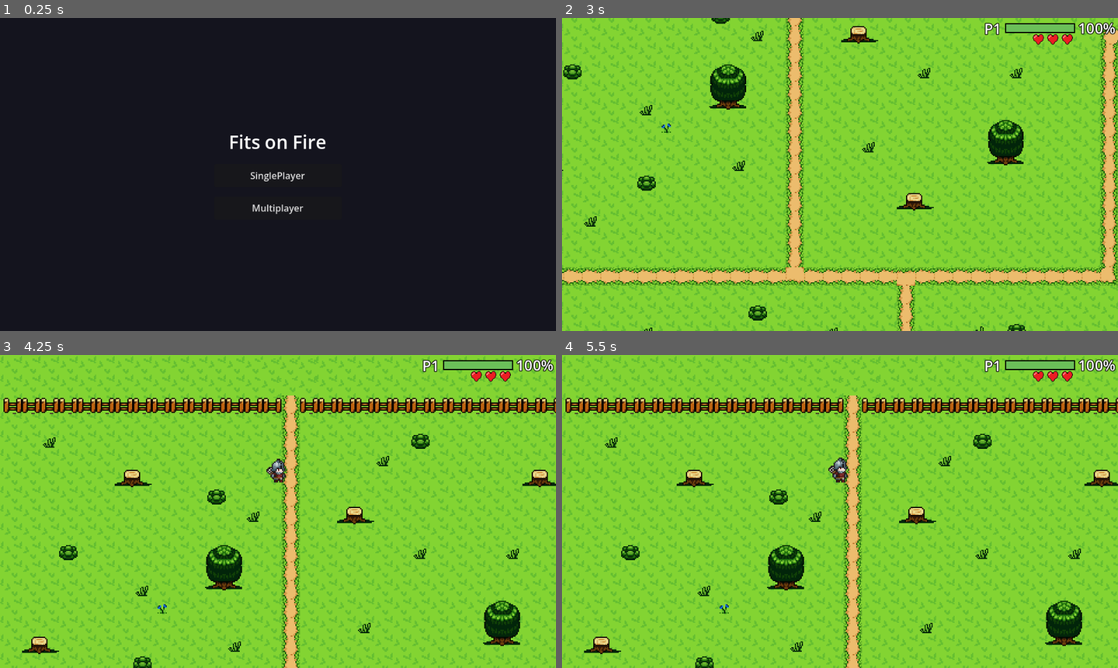
Above: before the commit, frames 1-4 (two rows, left to right).
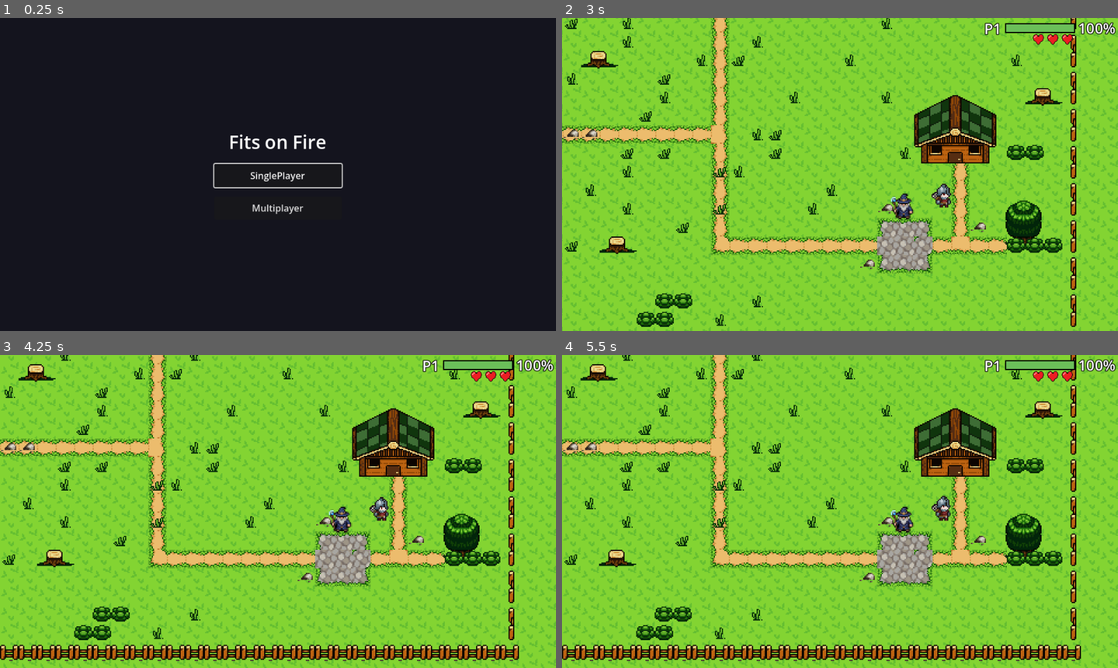
Above: after the commit, the same moments.

Repository: VCPC-UniFECAF/fits_on_fire
Game: Godot game, scene res://scenes/menu.tscn
Same seed, same stepped clock (60 frames per second), same inputs: the game is played once before the commit and once after it.
Inputs (mouse positions are in pixels of both pictures, inside the frame that each line leads up to):
- Up to frame 1 (0.25 s): no input
- Up to frame 2 (3 s): click "SinglePlayer" at 0.5 s; click "Guerreiro" at 1.25 s; move the mouse to (962, 158) at 2.02 s; tap 2 (p2_heavy) at 2.1 s; move the mouse to (728, 190) at 2.77 s; tap 1 (cycle_scene) at 2.85 s
- Up to frame 3 (4.25 s): tap 2 (p2_heavy) at 3.05, 3.8 s; move the mouse to (333, 442) at 3.52 s; hold E (interact) from 3.53 s (still down)
- Up to frame 4 (5.5 s): tap Enter at 4.25 s; move the mouse to (812, 574) at 4.27 s; release E (interact) at 4.28 s; tap 2 (p2_heavy) at 4.35, 5.1 s; tap Space at 5 s; move the mouse to (1006, 558) at 5.02 s

The runs differ from the first frame. In frame 1, 0.3% of the frame differs, in the area x 38-62%, y 46-55%; in frame 2, 43%; in frame 3, 45%; in frame 4, 45%, in the area x 0-100%, y 0-100%.

Commit message:
refac: joypad menu navigation

Diff:
--- a/prefabs/dragon_boss.tscn
+++ b/prefabs/dragon_boss.tscn
@@ -376,8 +376,6 @@
 position = Vector2(421, -1)
 sprite_frames = SubResource("SpriteFrames_kg45p")
 animation = &"claw"
-frame = 4
-frame_progress = 0.42222247
 
 [node name="Hurtbox" type="Area2D" parent="FacingPivot" unique_id=21771569]
 collision_layer = 2
--- a/prefabs/pause_menu.tscn
+++ b/prefabs/pause_menu.tscn
@@ -1,22 +1,21 @@
 [gd_scene format=3 uid="uid://hq4rmgaihi1y"]
 
-[ext_resource type="Script" path="res://scripts/pause_menu.gd" id="1_pause_menu"]
+[ext_resource type="Script" uid="uid://pcqppvrvw2h" path="res://scripts/pause_menu.gd" id="1_pause_menu"]
 
-[node name="PauseMenu" type="CanvasLayer"]
+[node name="PauseMenu" type="CanvasLayer" unique_id=1586923491]
+process_mode = 3
 layer = 100
-process_mode = 3
 script = ExtResource("1_pause_menu")
 
-[node name="Control" type="Control" parent="."]
+[node name="Control" type="Control" parent="." unique_id=1845178755]
 layout_mode = 3
 anchors_preset = 15
 anchor_right = 1.0
 anchor_bottom = 1.0
 grow_horizontal = 2
 grow_vertical = 2
-mouse_filter = 0
 
-[node name="Overlay" type="ColorRect" parent="Control"]
+[node name="Overlay" type="ColorRect" parent="Control" unique_id=1173611830]
 layout_mode = 1
 anchors_preset = 15
 anchor_right = 1.0
@@ -25,7 +24,7 @@
 grow_vertical = 2
 color = Color(0, 0, 0, 0.6)
 
-[node name="CenterContainer" type="CenterContainer" parent="Control"]
+[node name="CenterContainer" type="CenterContainer" parent="Control" unique_id=592226382]
 layout_mode = 1
 anchors_preset = 15
 anchor_right = 1.0
@@ -33,22 +32,22 @@
 grow_horizontal = 2
 grow_vertical = 2
 
-[node name="VBoxContainer" type="VBoxContainer" parent="Control/CenterContainer"]
+[node name="VBoxContainer" type="VBoxContainer" parent="Control/CenterContainer" unique_id=1893791569]
 layout_mode = 2
 theme_override_constants/separation = 16
 
-[node name="Title" type="Label" parent="Control/CenterContainer/VBoxContainer"]
+[node name="Title" type="Label" parent="Control/CenterContainer/VBoxContainer" unique_id=409823800]
 layout_mode = 2
 theme_override_font_sizes/font_size = 32
 text = "Pausado"
 horizontal_alignment = 1
 
-[node name="ResumeButton" type="Button" parent="Control/CenterContainer/VBoxContainer"]
+[node name="ResumeButton" type="Button" parent="Control/CenterContainer/VBoxContainer" unique_id=270535192]
 custom_minimum_size = Vector2(220, 40)
 layout_mode = 2
 text = "Continuar"
 
-[node name="MenuButton" type="Button" parent="Control/CenterContainer/VBoxContainer"]
+[node name="MenuButton" type="Button" parent="Control/CenterContainer/VBoxContainer" unique_id=1249352857]
 custom_minimum_size = Vector2(220, 40)
 layout_mode = 2
 text = "Voltar ao menu"
--- a/prefabs/player_warrior.tscn
+++ b/prefabs/player_warrior.tscn
@@ -297,8 +297,10 @@
 position = Vector2(-2.3841858e-07, 0)
 scale = Vector2(1.12, 1.12)
 sprite_frames = SubResource("SpriteFrames_war")
-animation = &"walk_side"
+animation = &"attack_light"
 autoplay = "idle"
+frame = 5
+frame_progress = 1.0
 
 [node name="CollisionShape2D" type="CollisionShape2D" parent="." unique_id=1232469847]
 position = Vector2(0, -2)
--- a/project.godot
+++ b/project.godot
@@ -172,7 +172,40 @@
 pause_menu={
 "deadzone": 0.2,
 "events": [Object(InputEventKey,"resource_local_to_scene":false,"resource_name":"","device":-1,"window_id":0,"alt_press …(195 unchanged characters)…
-, Object(InputEventJoypadButton,"resource_local_to_scene":false,"resource_name":"","device":-1,"button_index":7,"pressure":0.0,"pressed":true,"script":null)
+, Object(InputEventJoypadButton,"resource_local_to_scene":false,"resource_name":"","device":-1,"button_index":6,"pressure":0.0,"pressed":true,"script":null)
+]
+}
+confirm={
+"deadzone": 0.2,
+"events": [Object(InputEventJoypadButton,"resource_local_to_scene":false,"resource_name":"","device":-1,"button_index":0,"pressure":0.0,"pressed":true,"script":null)
+]
+}
+ui_up={
+"deadzone": 0.2,
+"events": [Object(InputEventKey,"resource_local_to_scene":false,"resource_name":"","device":-1,"window_id":0,"alt_pressed":false,"shift_pressed":false,"ctrl_pressed":false,"meta_pressed":false,"pressed":false,"keycode":0,"physical_keycode":4194320,"key_label":0,"unicode":0,"location":0,"echo":false,"script":null)
+, Object(InputEventJoypadButton,"resource_local_to_scene":false,"resource_name":"","device":-1,"button_index":11,"pressure":0.0,"pressed":true,"script":null)
+, Object(InputEventJoypadMotion,"resource_local_to_scene":false,"resource_name":"","device":-1,"axis":1,"axis_value":-1.0,"script":null)
+]
+}
+ui_down={
+"deadzone": 0.2,
+"events": [Object(InputEventKey,"resource_local_to_scene":false,"resource_name":"","device":-1,"window_id":0,"alt_pressed":false,"shift_pressed":false,"ctrl_pressed":false,"meta_pressed":false,"pressed":false,"keycode":0,"physical_keycode":4194322,"key_label":0,"unicode":0,"location":0,"echo":false,"script":null)
+, Object(InputEventJoypadButton,"resource_local_to_scene":false,"resource_name":"","device":-1,"button_index":12,"pressure":0.0,"pressed":true,"script":null)
+, Object(InputEventJoypadMotion,"resource_local_to_scene":false,"resource_name":"","device":-1,"axis":1,"axis_value":1.0,"script":null)
+]
+}
+ui_left={
+"deadzone": 0.2,
+"events": [Object(InputEventKey,"resource_local_to_scene":false,"resource_name":"","device":-1,"window_id":0,"alt_pressed":false,"shift_pressed":false,"ctrl_pressed":false,"meta_pressed":false,"pressed":false,"keycode":0,"physical_keycode":4194319,"key_label":0,"unicode":0,"location":0,"echo":false,"script":null)
+, Object(InputEventJoypadButton,"resource_local_to_scene":false,"resource_name":"","device":-1,"button_index":13,"pressure":0.0,"pressed":true,"script":null)
+, Object(InputEventJoypadMotion,"resource_local_to_scene":false,"resource_name":"","device":-1,"axis":0,"axis_value":-1.0,"script":null)
+]
+}
+ui_right={
+"deadzone": 0.2,
+"events": [Object(InputEventKey,"resource_local_to_scene":false,"resource_name":"","device":-1,"window_id":0,"alt_pressed":false,"shift_pressed":false,"ctrl_pressed":false,"meta_pressed":false,"pressed":false,"keycode":0,"physical_keycode":4194321,"key_label":0,"unicode":0,"location":0,"echo":false,"script":null)
+, Object(InputEventJoypadButton,"resource_local_to_scene":false,"resource_name":"","device":-1,"button_index":14,"pressure":0.0,"pressed":true,"script":null)
+, Object(InputEventJoypadMotion,"resource_local_to_scene":false,"resource_name":"","device":-1,"axis":0,"axis_value":1.0,"script":null)
 ]
 }
 
--- a/scenes/forest.tscn
+++ b/scenes/forest.tscn
@@ -1533,10 +1533,10 @@
 fase_atual = 3
 
 [node name="PlayerWarrior" parent="." unique_id=592370139 instance=ExtResource("2_xr56k")]
-position = Vector2(-96, 185)
+position = Vector2(-93, 167)
 
 [node name="PlayerWizard" parent="." unique_id=1739035420 instance=ExtResource("3_sek5r")]
-position = Vector2(-92, 214)
+position = Vector2(-84, 224)
 
 [node name="Camera2D" type="Camera2D" parent="." unique_id=892117870]
 position = Vector2(156, 85)
--- a/scenes/ruins.tscn
+++ b/scenes/ruins.tscn
@@ -7170,12 +7170,17 @@
 17:7/0 = 0
 18:7/0 = 0
 26:8/0 = 0
+26:8/0/physics_layer_0/polygon_0/points = PackedVector2Array(-8, -8, 8, -8, 8, 8, -8, 8)
 27:8/0 = 0
+27:8/0/physics_layer_0/polygon_0/points = PackedVector2Array(-8, -8, 8, -8, 8, 8, -8, 8)
 28:8/0 = 0
+28:8/0/physics_layer_0/polygon_0/points = PackedVector2Array(-8, -8, 2.1583042, -8, 1.978445, 8, -8, 8)
 29:8/0 = 0
 26:9/0 = 0
 27:9/0 = 0
+27:9/0/physics_layer_0/polygon_0/points = PackedVector2Array(-8, -8, 8, -8, 8, 8, -8, 8)
 28:9/0 = 0
+28:9/0/physics_layer_0/polygon_0/points = PackedVector2Array(-8, -8, 2.1583042, -8, 1.978445, 8, -8, 8)
 29:9/0 = 0
 2:10/0 = 0
 3:10/0 = 0
@@ -7209,7 +7214,9 @@
 18:11/0 = 0
 26:11/0 = 0
 27:11/0 = 0
+27:11/0/physics_layer_0/polygon_0/points = PackedVector2Array(-8, -8, 2.1583042, -8, 1.978445, 8, -8, 8)
 28:11/0 = 0
+28:11/0/physics_layer_0/polygon_0/points = PackedVector2Array(-8, -8, 2.1583042, -8, 1.978445, 8, -8, 8)
 29:11/0 = 0
 2:12/0 = 0
 3:12/0 = 0
@@ -7414,7 +7421,9 @@
 27:4/0 = 0
 28:4/0 = 0
 27:10/0 = 0
+27:10/0/physics_layer_0/polygon_0/points = PackedVector2Array(-8, -8, 8, -8, 8, 8, -8, 8)
 28:10/0 = 0
+28:10/0/physics_layer_0/polygon_0/points = PackedVector2Array(-8, -8, 2.1583042, -8, 1.978445, 8, -8, 8)
 24:1/0 = 0
 24:2/0 = 0
 24:3/0 = 0
@@ -7431,13 +7440,21 @@
 22:4/0 = 0
 22:5/0 = 0
 25:8/0 = 0
+25:8/0/physics_layer_0/polygon_0/points = PackedVector2Array(-8, -8, 8, -8, 8, 8, -8, 8)
 25:9/0 = 0
+25:9/0/physics_layer_0/polygon_0/points = PackedVector2Array(-8, -8, 8, -8, 8, 8, -8, 8)
 25:10/0 = 0
+25:10/0/physics_layer_0/polygon_0/points = PackedVector2Array(-8, -8, 8, -8, 8, 8, -8, 8)
 25:11/0 = 0
+25:11/0/physics_layer_0/polygon_0/points = PackedVector2Array(-8, -8, 8, -8, 8, 8, -8, 8)
 24:8/0 = 0
+24:8/0/physics_layer_0/polygon_0/points = PackedVector2Array(1.6187286, -8, 8, -8, 8, 8, 1.6187286, 8)
 24:9/0 = 0
+24:9/0/physics_layer_0/polygon_0/points = PackedVector2Array(1.6187286, -8, 8, -8, 8, 8, 1.6187286, 8)
 24:10/0 = 0
+24:10/0/physics_layer_0/polygon_0/points = PackedVector2Array(1.6187286, -8, 8, -8, 8, 8, 1.6187286, 8)
 24:11/0 = 0
+24:11/0/physics_layer_0/polygon_0/points = PackedVector2Array(1.6187286, -8, 8, -8, 8, 8, 1.6187286, 8)
 23:8/0 = 0
 23:9/0 = 0
 23:10/0 = 0
--- a/scenes/woods.tscn
+++ b/scenes/woods.tscn
@@ -1486,10 +1486,10 @@
 fase_atual = 2
 
 [node name="PlayerWarrior" parent="." unique_id=592370139 instance=ExtResource("2_dtbgo")]
-position = Vector2(-19, -477)
+position = Vector2(281, 159)
 
 [node name="PlayerWizard" parent="." unique_id=1739035420 instance=ExtResource("3_ehbw6")]
-position = Vector2(16, -470)
+position = Vector2(316, 166)
 
 [node name="Camera2D" type="Camera2D" parent="." unique_id=1761298855]
 position = Vector2(157, 85)
--- a/scripts/menu.gd
+++ b/scripts/menu.gd
@@ -3,19 +3,40 @@
 @onready var _main_menu: VBoxContainer = $CenterContainer/MainMenu
 @onready var _character_select: VBoxContainer = $CenterContainer/CharacterSelect
 
+var _main_menu_buttons: Array[Button] = []
+var _character_select_buttons: Array[Button] = []
+
 
 func _ready() -> void:
+	_main_menu_buttons = UiMenuFocus.collect_buttons(_main_menu)
+	_character_select_buttons = UiMenuFocus.collect_buttons(_character_select)
+	UiMenuFocus.link_vertical(_main_menu_buttons)
+	UiMenuFocus.link_vertical(_character_select_buttons)
 	_show_main_menu()
+	UiMenuFocus.grab_first(_main_menu_buttons)
+
+
+func _unhandled_input(event: InputEvent) -> void:
+	var vp := get_viewport()
+	if vp == null:
+		return
+	if UiMenuFocus.handle_confirm(event, vp):
+		return
+	if _character_select.visible and event.is_action_pressed("ui_cancel"):
+		_on_back_pressed()
+		vp.set_input_as_handled()
 
 
 func _show_main_menu() -> void:
 	_main_menu.show()
 	_character_select.hide()
+	UiMenuFocus.grab_first(_main_menu_buttons)
 
 
 func _on_single_player_pressed() -> void:
 	_main_menu.hide()
 	_character_select.show()
+	UiMenuFocus.grab_first(_character_select_buttons)
 
 
 func _on_multiplayer_pressed() -> void:
--- a/scripts/pause_manager.gd
+++ b/scripts/pause_manager.gd
@@ -38,6 +38,8 @@
 	_paused = true
 	get_tree().paused = true
 	_pause_ui.show()
+	if _pause_ui.has_method("focus_default"):
+		_pause_ui.call_deferred("focus_default")
 
 
 func resume() -> void:
--- a/scripts/pause_menu.gd
+++ b/scripts/pause_menu.gd
@@ -3,12 +3,29 @@
 @onready var _resume_button: Button = $Control/CenterContainer/VBoxContainer/ResumeButton
 @onready var _menu_button: Button = $Control/CenterContainer/VBoxContainer/MenuButton
 
+var _buttons: Array[Button] = []
+
 
 func _ready() -> void:
 	process_mode = Node.PROCESS_MODE_ALWAYS
 	hide()
+	_buttons = [_resume_button, _menu_button]
+	UiMenuFocus.link_vertical(_buttons)
 	_resume_button.pressed.connect(_on_resume_pressed)
 	_menu_button.pressed.connect(_on_menu_pressed)
+
+
+func focus_default() -> void:
+	UiMenuFocus.grab_first(_buttons)
+
+
+func _unhandled_input(event: InputEvent) -> void:
+	if not visible:
+		return
+	var vp := get_viewport()
+	if vp == null:
+		return
+	UiMenuFocus.handle_confirm(event, vp)
 
 
 func _on_resume_pressed() -> void:
--- /dev/null
+++ b/scripts/ui_menu_focus.gd
@@ -0,0 +1,38 @@
+class_name UiMenuFocus
+extends RefCounted
+
+const CONFIRM_ACTION := "confirm"
+
+
+static func collect_buttons(container: Node) -> Array[Button]:
+	var buttons: Array[Button] = []
+	for child in container.get_children():
+		if child is Button and child.visible:
+			buttons.append(child)
+	return buttons
+
+
+static func link_vertical(buttons: Array[Button]) -> void:
+	for i in buttons.size():
+		if i > 0:
+			buttons[i].focus_neighbor_top = buttons[i].get_path_to(buttons[i - 1])
+		if i < buttons.size() - 1:
+			buttons[i].focus_neighbor_bottom = buttons[i].get_path_to(buttons[i + 1])
+
+
+static func grab_first(buttons: Array[Button]) -> void:
+	for button in buttons:
+		if button.visible:
+			button.grab_focus()
+			return
+
+
+static func handle_confirm(event: InputEvent, viewport: Viewport) -> bool:
+	if viewport == null or not event.is_action_pressed(CONFIRM_ACTION):
+		return false
+	var focus_owner := viewport.gui_get_focus_owner()
+	if focus_owner is Button and focus_owner.is_visible_in_tree():
+		viewport.set_input_as_handled()
+		focus_owner.emit_signal("pressed")
+		return true
+	return false
--- a/scripts/wizard.gd
+++ b/scripts/wizard.gd
@@ -32,8 +32,13 @@
 	if _uses_mouse_attacks():
 		if Input.is_action_just_pressed("p2_light"):
 			_start_light_attack()
-		elif Input.is_action_just_pressed("p2_heavy") and heavy_cooldown_timer <= 0.0:
+			return
+		if Input.is_action_just_pressed("p2_heavy") and heavy_cooldown_timer <= 0.0:
 			_start_heavy_attack()
+			return
+		# p2_* usa joypad device 1; em single o mago é player_id 0 (p1_* / device 0).
+		if not Input.get_connected_joypads().is_empty():
+			super._process_attack_input()
 		return
 	super._process_attack_input()
 
Not shown, added: scripts/ui_menu_focus.gd.uid
